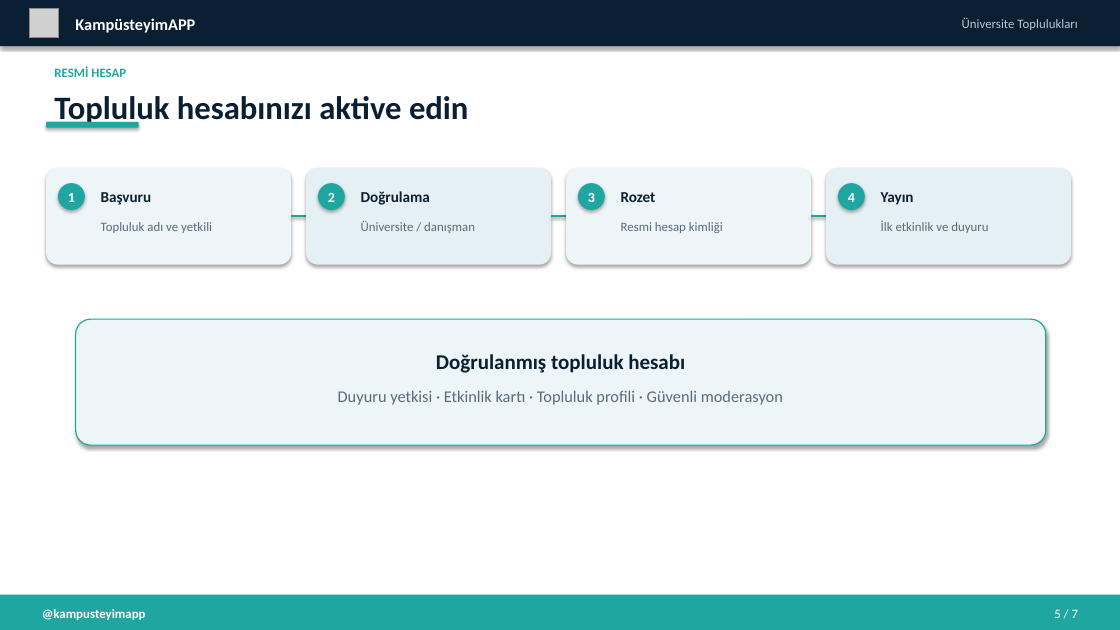
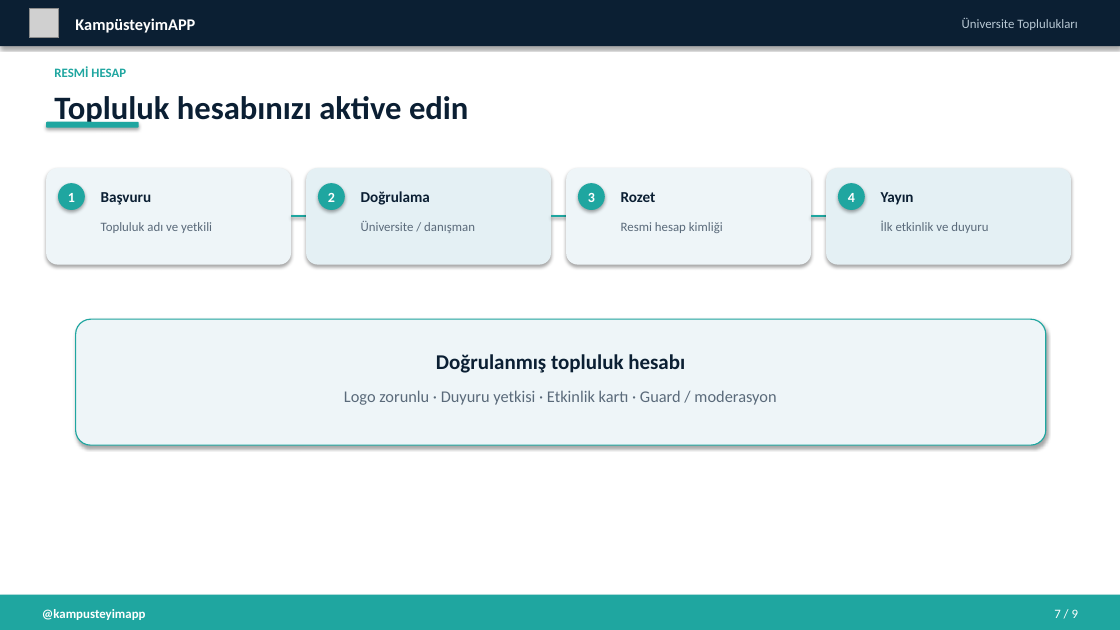
Before and after one commit to kyractlk/kampusteyim, a slide deck: slide 8 of docs/marketing/KampusteyimAPP_Universite_Topluluklari_Sunumu.pptx (slide 6 before the commit). Drawn at 1120x630 pixels with LibreOffice and Linux fonts; fonts in the diff are those of the drawing; grey boxes stand for pictures. Boxes give left, top, right and bottom in pixels: in the first picture for what was removed or moved away, otherwise in the second. Text is boxed around its words. In the diff, an @@ line names an element or a change of style, - is before the commit and + after.

```diff
--- a/docs/marketing/KampusteyimAPP_Universite_Topluluklari_Sunumu.pptx
+++ b/docs/marketing/KampusteyimAPP_Universite_Topluluklari_Sunumu.pptx
@@ text at (x1=344, y1=390, x2=776, y2=405): text changed @@
-Duyuru yetkisi · Etkinlik kartı · Topluluk profili · Güvenli moderasyon
+Logo zorunlu · Duyuru yetkisi · Etkinlik kartı · Guard / moderasyon
@@ text at (x1=1054, y1=609, x2=1078, y2=618): text changed @@
-5 / 7
+7 / 9
```
Also in this commit, not shown: 7 other slides changed, 2 slides added, 41 other files.
